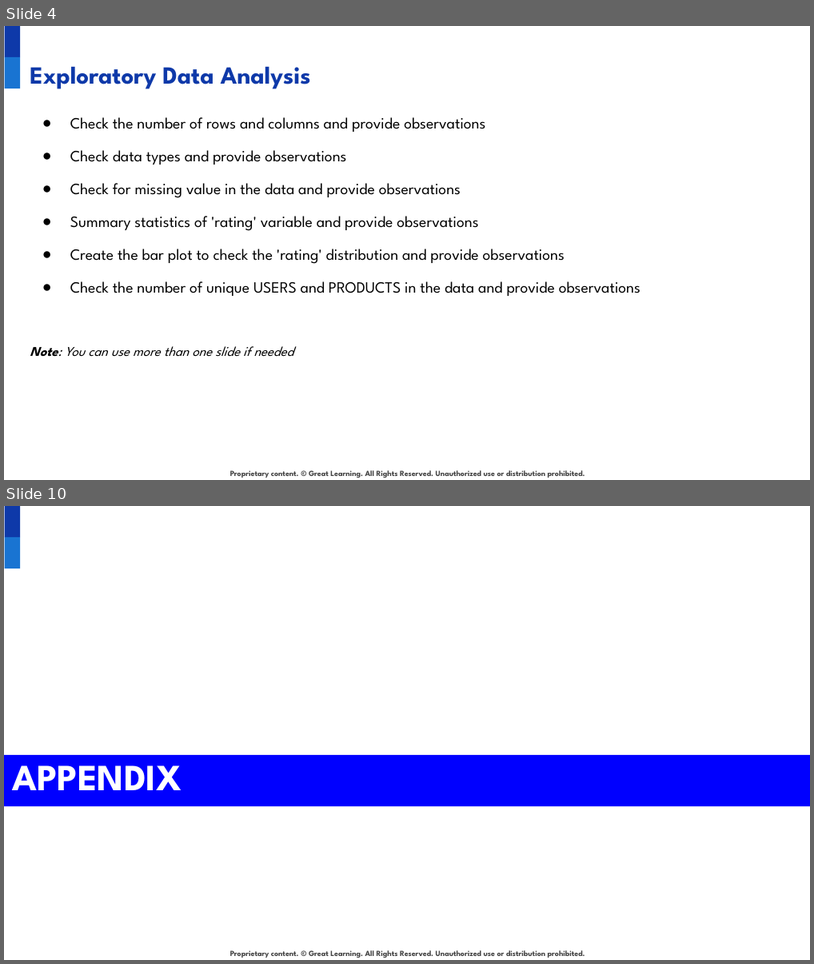
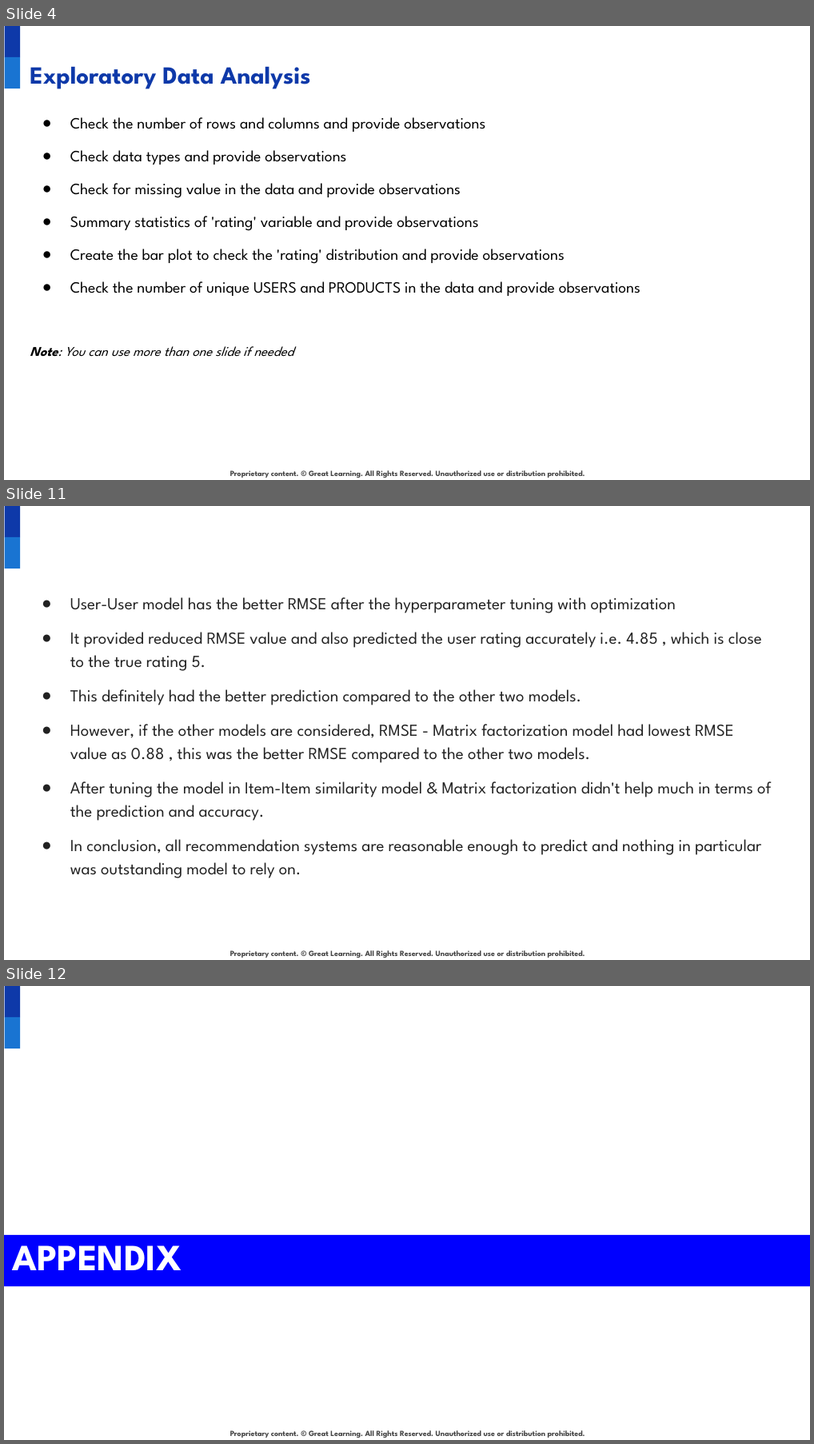
Before and after one commit to aktermitu13/Product-Recommendation-System, a slide deck: Presentation+Template+-+Amazon+Product+Recommendation+System.pptx. Shown one above the other, each under a label of ours: slides 4 and 10 before the commit, slides 4, 11 and 12 after it; the slides between them are not shown. The pictures are 814x964 and 814x1444 pixels, drawn with LibreOffice and Linux fonts; fonts in the diff are those of the drawing; background and template pictures are left out. Boxes give left, top, right and bottom in pixels: in the first picture for what was removed or moved away, otherwise in the second. Text is boxed around its words. In the diff, an @@ line names an element or a change of style, - is before the commit and + after.

```diff
--- a/Presentation+Template+-+Amazon+Product+Recommendation+System.pptx
+++ b/Presentation+Template+-+Amazon+Product+Recommendation+System.pptx
@@ slide 11 added at [4,506,810,960], background #FFFFFF; not listed: 3 template elements that a slide beside it also shows @@
@@ text added at [70,597,771,878], 15 pt, text #222222 @@
+● User-User model has the better RMSE after the hyperparameter tuning with optimization
+● It provided reduced RMSE value and also predicted the user rating accurately i.e. 4.85 , which is close to the true rating 5.
+● This definitely had the better prediction compared to the other two models.
+● However, if the other models are considered, RMSE - Matrix factorization model had lowest RMSE value as 0.88 , this was the better RMSE compared to the other two models.
+● After tuning the model in Item-Item similarity model & Matrix factorization didn't help much in terms of the prediction and accuracy.
+● In conclusion, all recommendation systems are reasonable enough to predict and nothing in particular was outstanding model to rely on.
@@ what was slide 10 is now slide 12 @@
```
Also in this commit, not shown: 6 slides changed, 1 other slide added, 1 slide removed, 1 other file.
